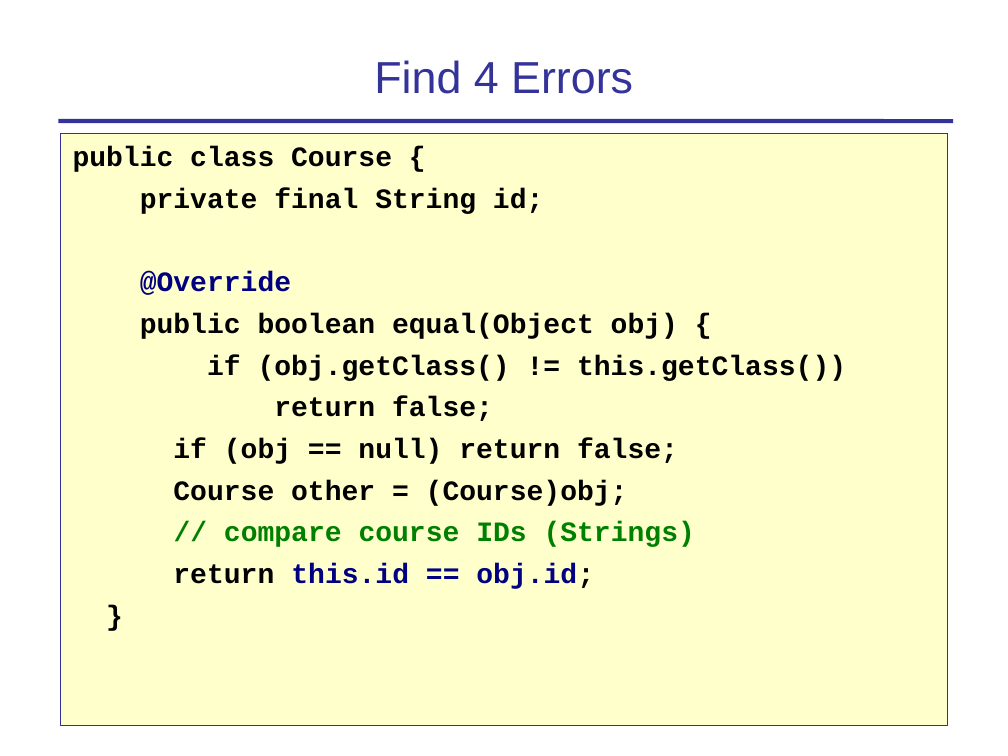
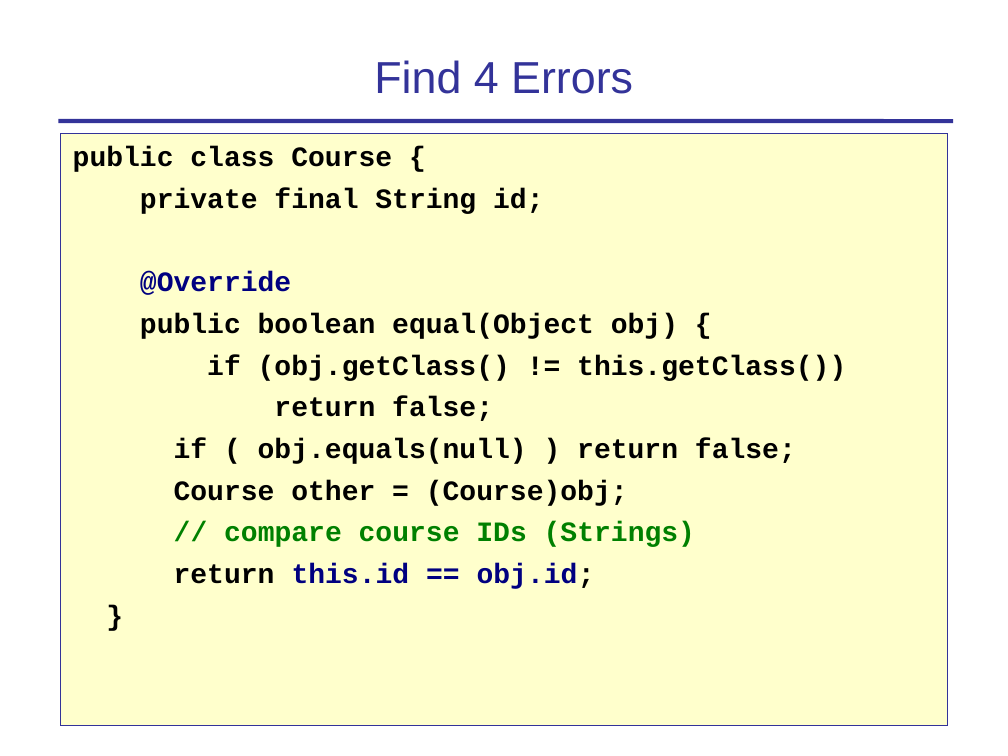
Before and after one commit to cpske/programming1, a slide deck: slide 15 of objects/7-Fundamental-Methods.ppt. Drawn at 1008x756 pixels with LibreOffice and Linux fonts; fonts in the diff are those of the drawing. Boxes give left, top, right and bottom in pixels: in the first picture for what was removed or moved away, otherwise in the second. Text is boxed around its words. In the diff, an @@ line names an element or a change of style, - is before the commit and + after.

```diff
--- a/objects/7-Fundamental-Methods.ppt
+++ b/objects/7-Fundamental-Methods.ppt
@@ text at (174, 438, 796, 464): text changed @@
-if (obj == null) return false;
+if ( obj.equals(null) ) return false;
```
Also in this commit, not shown: 2 other slides changed, 1 other file.
